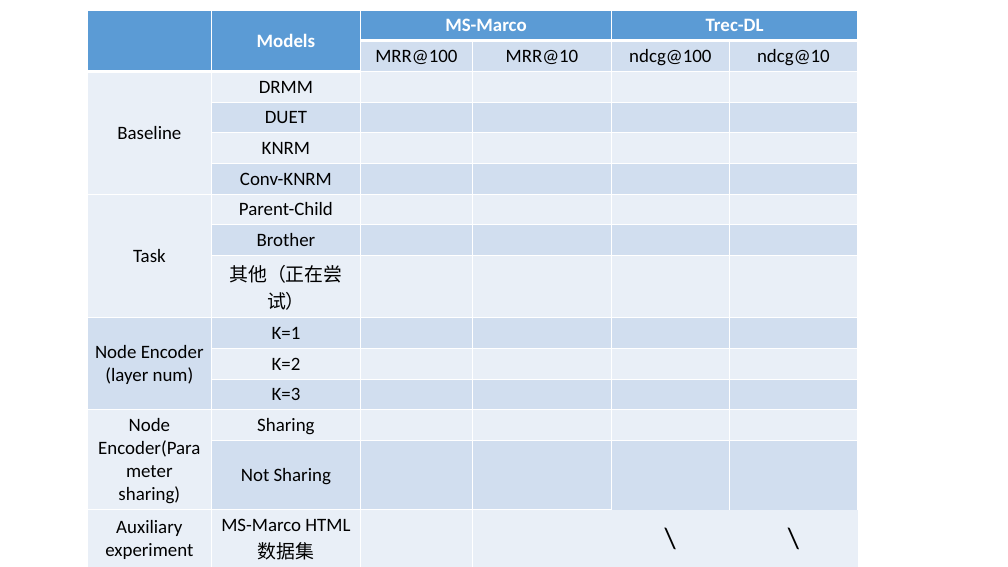
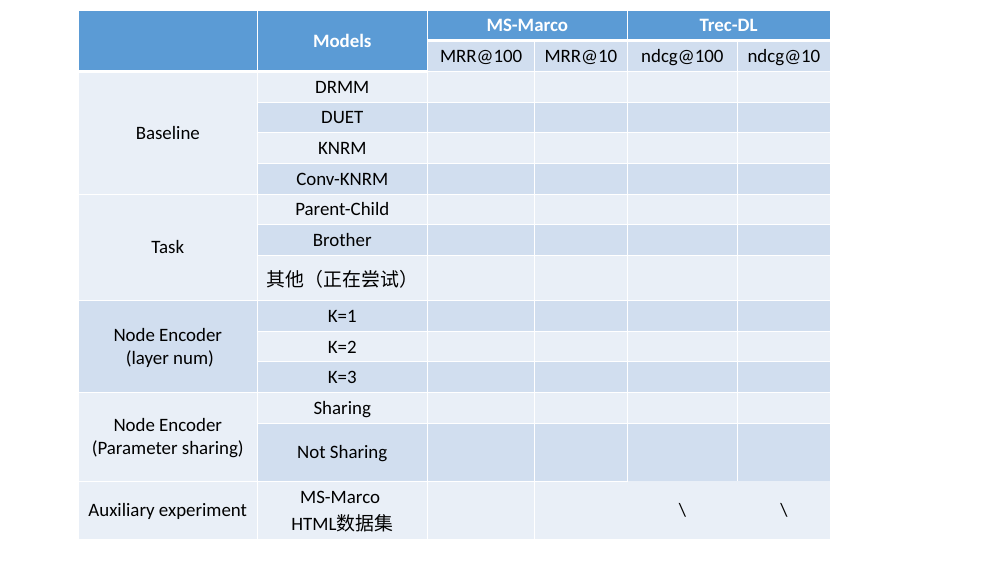
Before and after one commit to xrr233/HBert, a slide deck: slide 1 of 待做实验.pptx. Drawn at 1008x567 pixels with LibreOffice and Linux fonts; fonts in the diff are those of the drawing. Boxes give left, top, right and bottom in pixels: in the first picture for what was removed or moved away, otherwise in the second. Text is boxed around its words. In the diff, an @@ line names an element or a change of style, - is before the commit and + after.

```diff
--- a/待做实验.pptx
+++ b/待做实验.pptx
@@ table at [79,10,830,536] @@
-row 10, column 1: Node Encoder (layer num)
+row 10, column 1: Node Encoder / (layer num)
-row 13, column 1: Node Encoder(Parameter sharing)
+row 13, column 1: Node Encoder / (Parameter sharing)
-row 15, column 2: MS-Marco HTML数据集
+row 15, column 2: MS-Marco / HTML数据集
@@ size 28 to 18 pt in "\", "\" @@
@@ table: place and size @@
-table at [87,10,858,563]
+table at [79,10,830,536]
```
